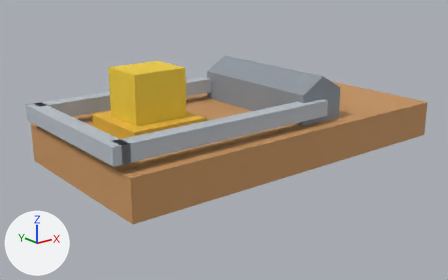
The Blender file art/blend/mousetrap.blend: old version first, new version second.
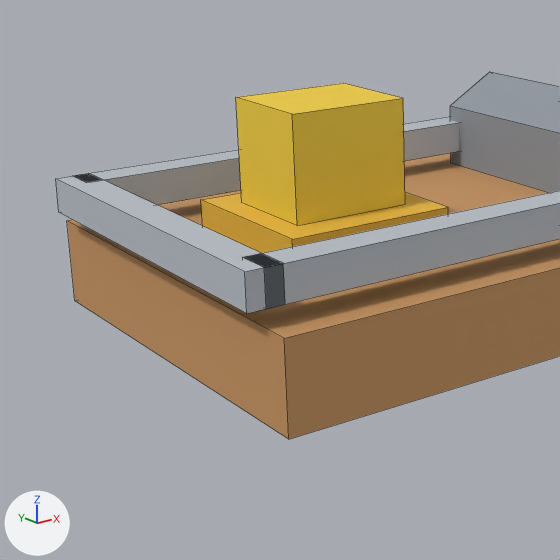
There are two pictures of each version: one whole from a 50 mm camera at (-0.429, -0.505, 0.215) aimed at (-0.025, 0.001, 0.013), one close up on the part from 0% to 57% of the width and 8% to 100% of the height. Lighting does not change. The marker at lower left points along +X, +Y and +Z. The first two pictures are the older version. The close-ups show mesh edges as thin lines.

Script lines for the objects in view, before the commit:
```python
me_mech_snap = bpy.data.meshes.new('MECH_snap')
me_mech_snap.from_pydata(...)  # a box spanning x -0.24..0.0, y -0.088..-0.072, z -0.008..0.008; a box spanning x -0.24..0.0, y 0.072..0.088, z -0.008..0.008; a box spanning x -0.248..-0.232, y -0.088..0.088, z -0.008..0.008
me_mech_snap.materials.append(mat_c_b9c0c8)  # light grey #b9c0c8
me_mousetrap = bpy.data.meshes.new('mousetrap')
me_mousetrap.from_pydata(...)  # a box spanning x -0.2..0.2, y -0.1..0.1, z 0.0..0.04, material slot 0; a box spanning x -0.16..-0.08, y -0.04..0.04, z 0.04..0.056, material slot 1; a box spanning x -0.148..-0.092, y -0.024..0.024, z 0.056..0.104, material slot 2; a 6-sided cylinder along y spanning x 0.012..0.068, y -0.08..0.08, z 0.024..0.088, material slot 3
me_mousetrap.materials.append(mat_c_c89560)  # orange #c89560
me_mousetrap.materials.append(mat_c_e8b83a)  # yellow #e8b83a
me_mousetrap.materials.append(mat_c_f2cf3c)  # yellow #f2cf3c
me_mousetrap.materials.append(mat_c_8e969f)  # grey #8e969f
ob_mech_snap = bpy.data.objects.new('MECH_snap', me_mech_snap)
ob_mech_snap.parent = ob_mousetrap
ob_mech_snap.location = (0.04, 0.0, 0.056)
ob_mousetrap = bpy.data.objects.new('mousetrap', me_mousetrap)
ob_mousetrap.location = (0.0, 0.0, 0.0)
```
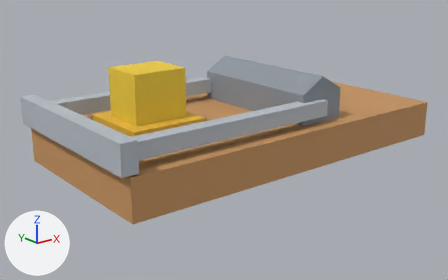
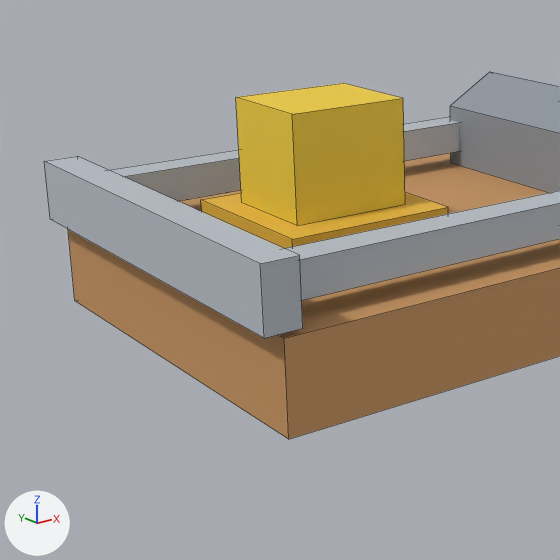
Pixel boxes [x1, y1, x2, y2] of what changed, in the close-ups (560 x 560 px; the box of a moved part takes in the faces that stretch with it):
'MECH_snap', reshaped: before [56, 117, 560, 313]; after [44, 117, 560, 338]
part 1 of me_mech_snap, moved or reshaped: before [56, 173, 285, 313]; after [44, 156, 303, 338]

Edits to the bpy script that builds the scene:
```text
Change me_mech_snap:
    used by ob_mech_snap; parent = ob_mousetrap; location = (0.04, 0.0, 0.056)
    remove me_mech_snap.from_pydata(...)  # 24 vertices, 18 faces; spans x -0.248..0.0, y -0.088..0.088, z -0.008..0.008
    add me_mech_snap.from_pydata(...)  # 24 vertices, 18 faces; spans x -0.248..0.0, y -0.1..0.1, z -0.014..0.014
    me_mech_snap part 1: the loose piece of 8 vertices spanning x -0.248..-0.232, y -0.088..0.088, z -0.008..0.008 is scaled about its middle by (1, 1.14, 1.75)
```
